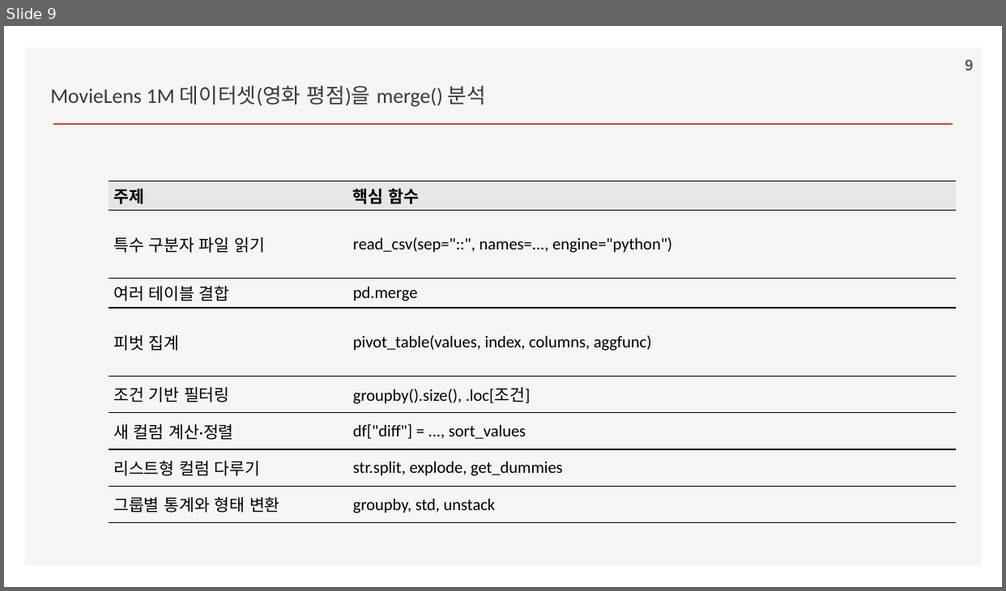
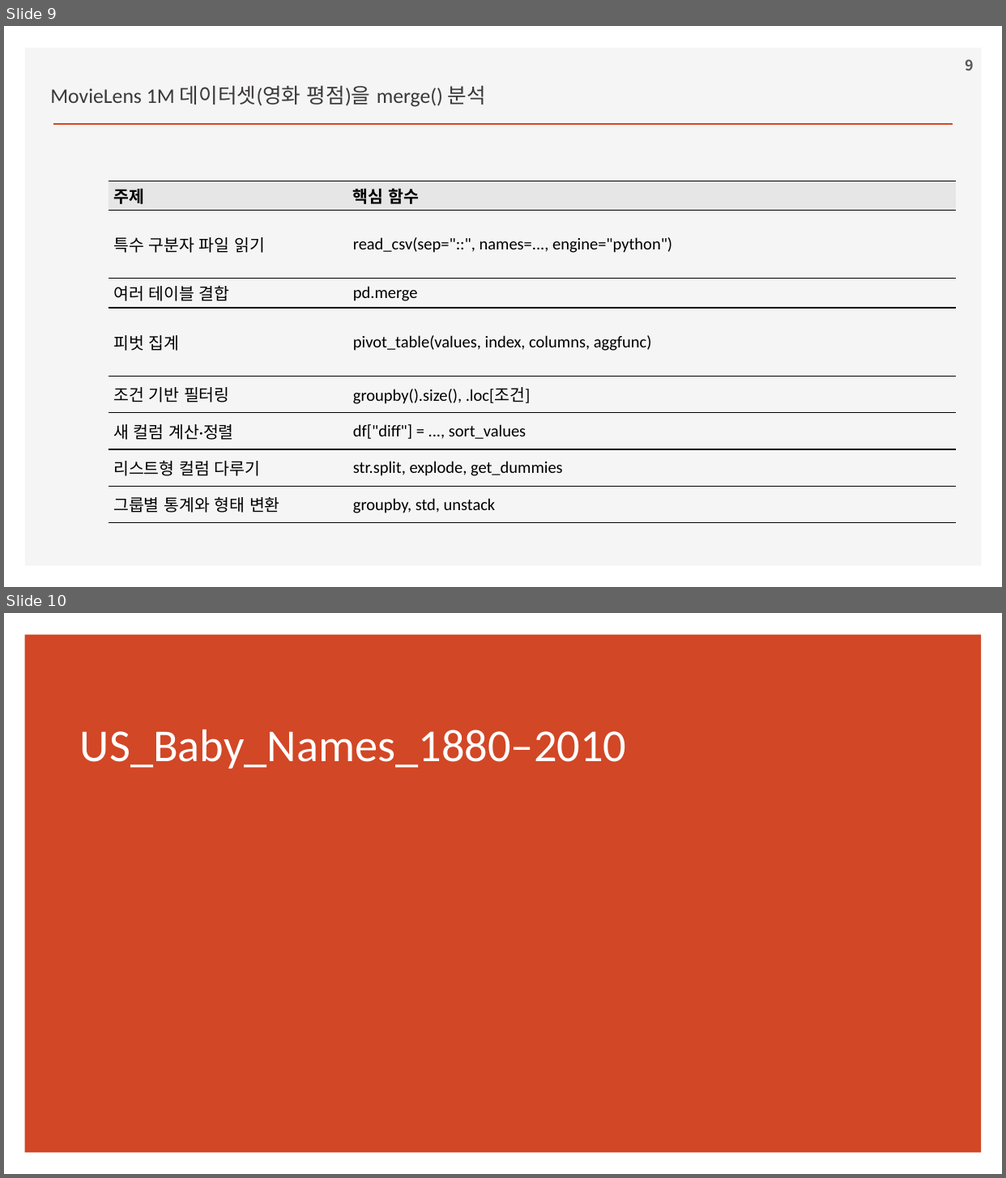
Before and after one commit to ancestor9/2026_Fall_Application-Deployment, a slide deck: 20261106/python for data analysis.pptx. Shown one above the other, each under a label of ours: slide 9 before the commit, slides 9 and 10 after it. The pictures are 1006x591 and 1006x1178 pixels, drawn with LibreOffice and Linux fonts; fonts in the diff are those of the drawing; background and template pictures are left out. Boxes give left, top, right and bottom in pixels: in the first picture for what was removed or moved away, otherwise in the second. Text is boxed around its words. In the diff, an @@ line names an element or a change of style, - is before the commit and + after.

```diff
--- a/20261106/python for data analysis.pptx
+++ b/20261106/python for data analysis.pptx
@@ slide 10 added at [4,613,1002,1174], background #FFFFFF @@
@@ rectangle added at [25,635,982,1153], fill #D24726 @@
@@ title added at [80,729,627,769], 44 pt, text #FFFFFF @@
+US_Baby_Names_1880–2010
```
Also in this commit, not shown: 2 slides changed, 11 other slides added.
